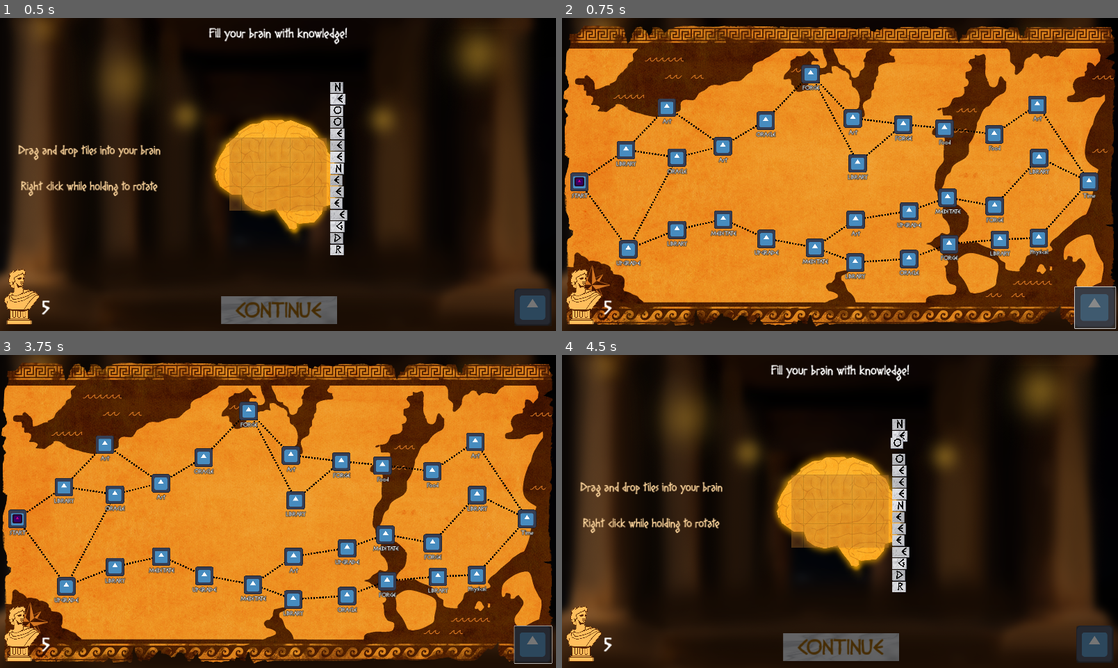
Above: before the commit, frames 1-4 (two rows, left to right).
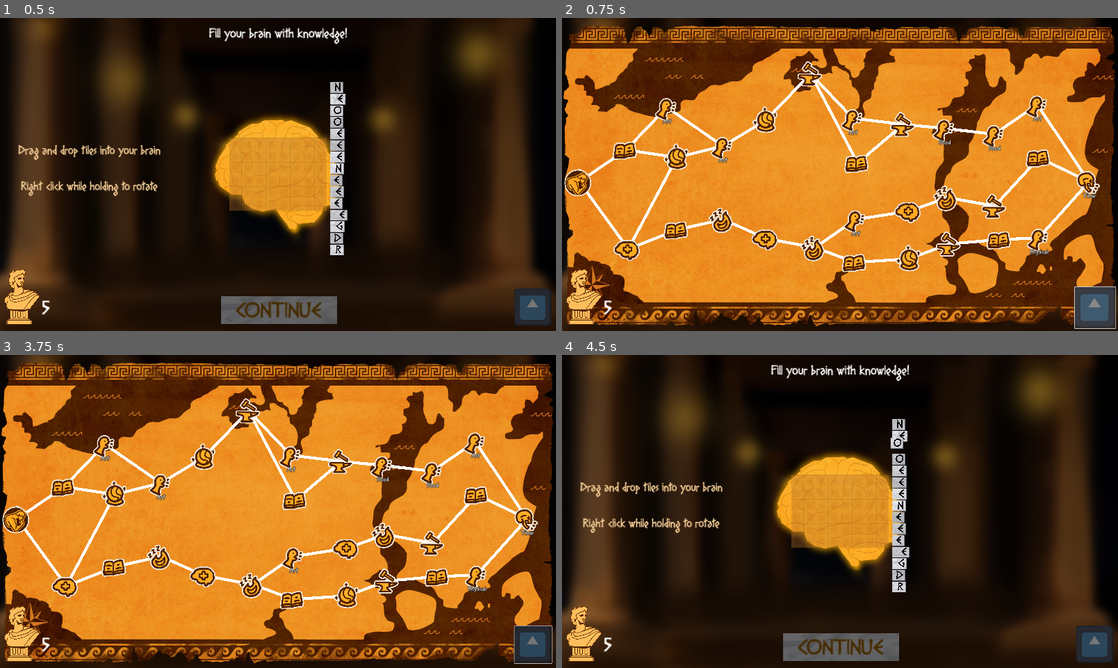
Above: after the commit, the same moments.

Repository: hulien22/ldjam54
Game: Godot game, scene res://scenes/main.tscn
The game is run twice, just before and just after one commit, with the same random seed, the same clock (stepped at 60 frames per second) and the same inputs. This scene is started directly instead of the project's main scene. The engine's default icon, where the game draws it, is replaced by a stand-in: a white triangle on a blue panel in a dark square.
Inputs (mouse positions are in pixels of both pictures, inside the frame that each line leads up to):
- Up to frame 1 (0.5 s): no input
- Up to frame 2 (0.75 s): click (1095, 309) at 0.5 s
- Up to frame 3 (3.75 s): click (533, 646) at 1.25 s; click (533, 646) at 2 s; tap Enter at 2.75 s; move the mouse to (400, 495) at 2.77 s; tap Backspace (keybspace) at 2.85 s; click (400, 495) at 2.92 s; tap Space at 3.5 s; drag from (166, 527) to (333, 423) at 3.52 s
- Up to frame 4 (4.5 s): tap Enter at 4.25 s; move the mouse to (895, 442) at 4.27 s; tap Backspace (keybspace) at 4.35 s; click (895, 442) at 4.42 s

Frame 1 is identical in both runs. In frame 2, 10% of the frame differs, in the area x 0-97%, y 13-84%; in frame 3, 10%; in frame 4, nothing differs.

Commit message:
adding icons

Diff:
--- a/scenes/PlayerMapMarker.tscn
+++ b/scenes/PlayerMapMarker.tscn
@@ -1,9 +1,15 @@
-[gd_scene load_steps=2 format=3 uid="uid://bqj0ydbf1wtnw"]
+[gd_scene load_steps=3 format=3 uid="uid://dywu2qw5tfjdt"]
 
 [ext_resource type="Texture2D" uid="uid://caiiw0boachdi" path="res://art/icon.svg" id="1_xomq8"]
+[ext_resource type="Texture2D" uid="uid://b3a265ovp8qh2" path="res://art/Icons/Player_Icon.png" id="2_6ngd6"]
 
 [node name="PlayerMapMarker" type="Node2D"]
 
 [node name="Sprite2D" type="Sprite2D" parent="."]
+visible = false
 scale = Vector2(0.25, 0.25)
 texture = ExtResource("1_xomq8")
+
+[node name="PlayerIcon" type="Sprite2D" parent="."]
+scale = Vector2(0.425, 0.425)
+texture = ExtResource("2_6ngd6")
--- a/scenes/location.tscn
+++ b/scenes/location.tscn
@@ -1,9 +1,49 @@
-[gd_scene load_steps=8 format=3 uid="uid://c3kfysxmjxavd"]
+[gd_scene load_steps=17 format=3 uid="uid://c3kfysxmjxavd"]
 
 [ext_resource type="Script" path="res://scripts/Location.gd" id="1_14ir8"]
 [ext_resource type="Texture2D" uid="uid://caiiw0boachdi" path="res://art/icon.svg" id="2_vboih"]
 [ext_resource type="Script" path="res://scripts/OnHoverGrow.gd" id="3_6p4n0"]
 [ext_resource type="FontFile" uid="uid://cshv7yax3y1kc" path="res://fonts/DIOGENES.ttf" id="3_whc1b"]
+[ext_resource type="Texture2D" uid="uid://xkclkle1m167" path="res://art/Icons/Home_Icon.png" id="3_y40lk"]
+[ext_resource type="Texture2D" uid="uid://dn4td7uxqbxn4" path="res://art/Icons/Debate_Icon.png" id="4_qn50h"]
+[ext_resource type="Texture2D" uid="uid://ckux1v4iqegec" path="res://art/Icons/Oracle_Icon.png" id="5_svc1g"]
+[ext_resource type="Texture2D" uid="uid://cofohw0et2tfg" path="res://art/Icons/Library_Icon.png" id="6_g3v63"]
+[ext_resource type="Texture2D" uid="uid://jpyajstp7x8h" path="res://art/Icons/Brain_Upgrade_Icon.png" id="7_dngbw"]
+[ext_resource type="Texture2D" uid="uid://p5ekqvxmk8sc" path="res://art/Icons/Forge_Icon.png" id="8_ewh2x"]
+[ext_resource type="Texture2D" uid="uid://vbgorqgwhf6f" path="res://art/Icons/Campfire_Icon.png" id="9_4cqsq"]
+[ext_resource type="Texture2D" uid="uid://d0ft7q54meu4c" path="res://art/Icons/Boss_Icon.png" id="10_vrx0h"]
+
+[sub_resource type="SpriteFrames" id="SpriteFrames_xh54e"]
+animations = [{
+"frames": [{
+"duration": 1.0,
+"texture": ExtResource("3_y40lk")
+}, {
+"duration": 1.0,
+"texture": ExtResource("4_qn50h")
+}, {
+"duration": 1.0,
+"texture": ExtResource("5_svc1g")
+}, {
+"duration": 1.0,
+"texture": ExtResource("6_g3v63")
+}, {
+"duration": 1.0,
+"texture": ExtResource("7_dngbw")
+}, {
+"duration": 1.0,
+"texture": ExtResource("8_ewh2x")
+}, {
+"duration": 1.0,
+"texture": ExtResource("9_4cqsq")
+}, {
+"duration": 1.0,
+"texture": ExtResource("10_vrx0h")
+}],
+"loop": true,
+"name": &"default",
+"speed": 5.0
+}]
 
 [sub_resource type="LabelSettings" id="LabelSettings_f1n22"]
 font = ExtResource("3_whc1b")
@@ -39,9 +79,14 @@
 [node name="Holder" type="Node2D" parent="."]
 
 [node name="Icon" type="Sprite2D" parent="Holder"]
+visible = false
 position = Vector2(0, 1)
 scale = Vector2(0.5, 0.5)
 texture = ExtResource("2_vboih")
+
+[node name="AnimatedSprite2D" type="AnimatedSprite2D" parent="Holder"]
+scale = Vector2(0.425, 0.425)
+sprite_frames = SubResource("SpriteFrames_xh54e")
 
 [node name="button" type="Button" parent="Holder" node_paths=PackedStringArray("parent")]
 modulate = Color(1, 1, 1, 0)
--- a/scenes/map.tscn
+++ b/scenes/map.tscn
@@ -54,4 +54,3 @@
 [node name="MapHolder" type="Node2D" parent="."]
 
 [node name="PlayerMapMarker" parent="." instance=ExtResource("2_ccopb")]
-modulate = Color(0.772549, 0, 0.52549, 1)
--- a/scripts/Location.gd
+++ b/scripts/Location.gd
@@ -2,7 +2,9 @@
 extends Node2D
 
 enum LOCATION {START, COMBAT, ORACLE, LIBRARY, UPGRADE, FORGE, MEDITATE, BOSS}
-var line_texture = load("res://art/Maps/dash.png")
+#var line_texture = load("res://art/Maps/dash.png")
+#var line_texture = load("res://art/Icons/Map_Dash_Line_Icon.png")
+var line_texture = load("res://art/Maps/dash2.png")
 
 signal moved_to_location(Location)
 
@@ -23,11 +25,13 @@
 
 func init(stage: int, location_type: LOCATION, position: Vector2, active: bool, connections: Array[Location]):
 	self.location_type = location_type
+	$Holder/AnimatedSprite2D.frame = location_type;
 	if location_type == LOCATION.COMBAT || location_type == LOCATION.BOSS:
 		debate_topic = Global.get_random_debate_question(stage)
 		$Holder/label.text = debate_topic.hint_
 	else:
-		$Holder/label.text = LOCATION.keys()[location_type]
+#		$Holder/label.text = LOCATION.keys()[location_type]
+		$Holder/label.text = "";
 	self.connections = connections
 	self.set_position(position)
 	$Holder/button.disabled = !active
Not shown: 1 places in scenes/map.tscn that only renumber resources
